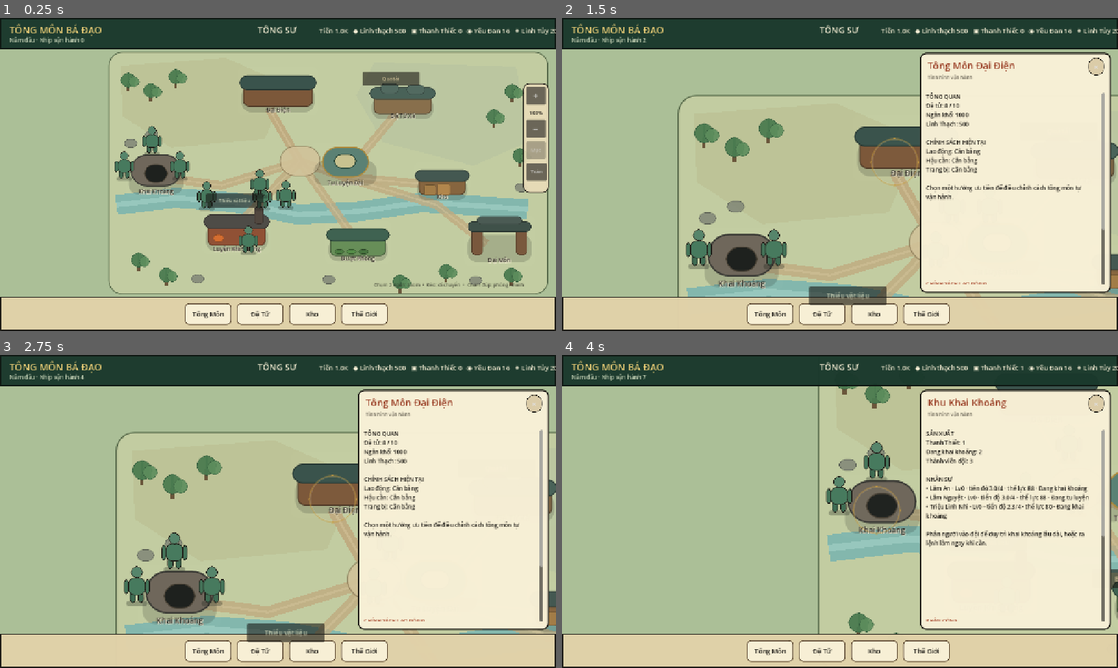
Above: before the commit, frames 1-4 (two rows, left to right).
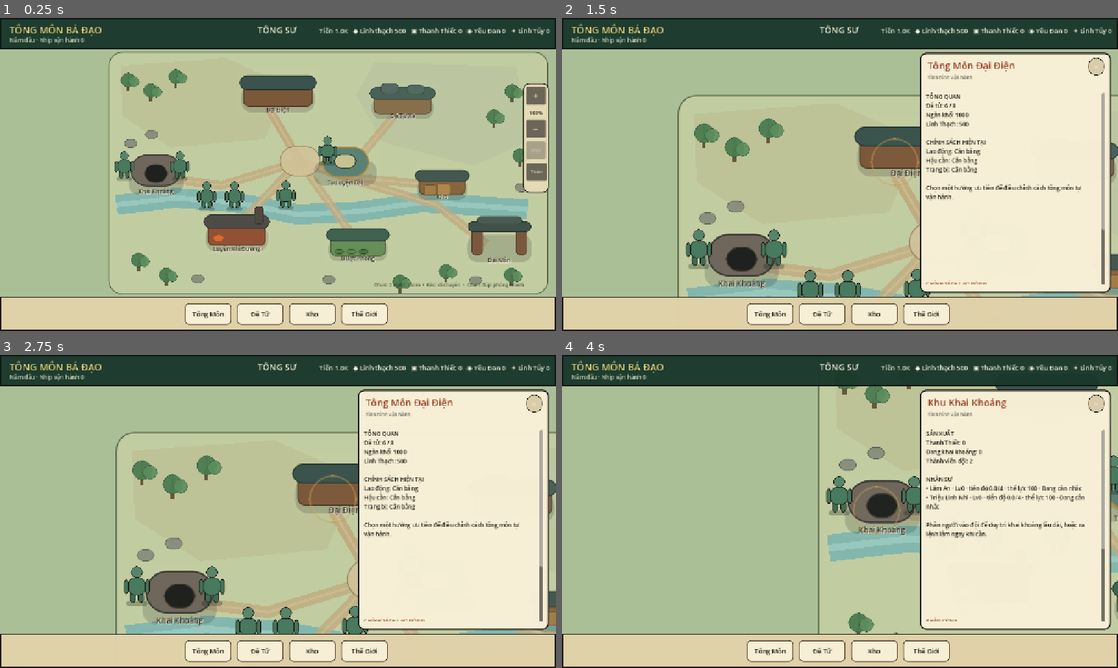
Above: after the commit, the same moments.

Repository: vuanhtuan161094-byte/TongMonBaDao
Game: Godot game, scene res://scenes/p3/p3_2_landscape_sect.tscn
Two runs of this game, one before a commit and one after it. Both use one fixed random seed, a clock stepped at 60 frames per second and the inputs below.
Inputs (mouse positions are in pixels of both pictures, inside the frame that each line leads up to):
- Up to frame 1 (0.25 s): no input
- Up to frame 2 (1.5 s): click (840, 89) at 0.5 s; click (1073, 161) at 1.25 s
- Up to frame 3 (2.75 s): click (433, 586) at 2 s
- Up to frame 4 (4 s): click (739, 596) at 2.75 s; click (990, 583) at 3.5 s

The runs differ from the first frame. In frame 1, 1.9% of the frame differs, in the area x 25-100%, y 2-76%; in frame 2, 1.5%; in frame 3, 1.8%; in frame 4, 2.7%, in the area x 14-100%, y 2-84%.

Commit message:
feat(dv2-03): bind P3 home to persistent live runtime

Diff:
--- a/godot/src/presentation/p3_1_landscape_sect.gd
+++ b/godot/src/presentation/p3_1_landscape_sect.gd
@@ -2,6 +2,9 @@
 
 const DEMO_SEED := 31012026
 const BASE_SIZE := Vector2(1280.0, 720.0)
+const LIVE_SAVE_PATH := LiveGameRuntimeV2.DEFAULT_SAVE_PATH
+const RUNTIME_POLL_SECONDS := 1.0
+const AUTOSAVE_SECONDS := 15.0
 
 const INK := Color(0.12, 0.11, 0.09, 1.0)
 const PAPER := Color(0.91, 0.86, 0.72, 0.98)
@@ -12,7 +15,11 @@
 const GOLD := Color(0.78, 0.61, 0.25, 1.0)
 
 var state: SimulationState
-var scheduler: SimulationScheduler
+var runtime_session: LiveGameRuntimeV2
+var runtime_ready := false
+var runtime_failure_reason := ""
+var runtime_poll_timer: Timer
+var autosave_timer: Timer
 var workforce := WorkforceSystem.new()
 var bloodlines := BloodlineSystem.new()
 var physiques := PhysiqueSystem.new()
@@ -37,35 +44,69 @@
 func _ready() -> void:
     set_anchors_and_offsets_preset(Control.PRESET_FULL_RECT)
     custom_minimum_size = BASE_SIZE
-    state = P212Factory.create_state(DEMO_SEED)
-    _prepare_demo_roster()
-    scheduler = SimulationScheduler.new(state)
+
+    runtime_session = LiveGameRuntimeV2.new()
+    var started := runtime_session.start(LIVE_SAVE_PATH, -1, DEMO_SEED)
+    if not bool(started.get("ok", false)):
+        runtime_failure_reason = str(started.get("reason", "live_runtime_start_failed"))
+        push_error("P3 live runtime failed: %s" % runtime_failure_reason)
+        _build_runtime_failure_shell()
+        return
+
+    state = runtime_session.state()
+    runtime_ready = state != null
+    if not runtime_ready:
+        runtime_failure_reason = "live_runtime_state_missing"
+        push_error("P3 live runtime returned no state.")
+        _build_runtime_failure_shell()
+        return
+
     _build_shell()
     _spawn_all_disciples()
     _refresh_all()
-
-    var timer := Timer.new()
-    timer.wait_time = 0.55
-    timer.one_shot = false
-    timer.autostart = true
-    timer.timeout.connect(_advance_simulation)
-    add_child(timer)
-
-func _prepare_demo_roster() -> void:
-    # P0 founders are retained exactly. Two V2 candidates are accepted only in this
-    # presentation/demo state so the roster can also demonstrate the modern schema.
-    state.sect.disciple_capacity += 2
-    var candidate_ids: Array = state.recruitment_candidates.keys()
-    candidate_ids.sort()
-    for index in range(mini(2, candidate_ids.size())):
-        var candidate_id := StringName(candidate_ids[index])
-        var result := RecruitmentSystem.new().accept_candidate(state, candidate_id)
-        if not bool(result.get("ok", false)):
-            continue
-        if index == 0:
-            workforce.assign_group(state, candidate_id, &"mining_crew")
-        else:
-            workforce.assign_group(state, candidate_id, &"forge_hall")
+    _start_runtime_timers()
+
+func _start_runtime_timers() -> void:
+    runtime_poll_timer = Timer.new()
+    runtime_poll_timer.name = "RuntimeWallClockPoll"
+    runtime_poll_timer.wait_time = RUNTIME_POLL_SECONDS
+    runtime_poll_timer.one_shot = false
+    runtime_poll_timer.autostart = true
+    runtime_poll_timer.timeout.connect(_advance_simulation)
+    add_child(runtime_poll_timer)
+
+    autosave_timer = Timer.new()
+    autosave_timer.name = "RuntimeAutosave"
+    autosave_timer.wait_time = AUTOSAVE_SECONDS
+    autosave_timer.one_shot = false
+    autosave_timer.autostart = true
+    autosave_timer.timeout.connect(_autosave_runtime)
+    add_child(autosave_timer)
+
+func _build_runtime_failure_shell() -> void:
+    var background := ColorRect.new()
+    background.color = Color(0.10, 0.11, 0.10, 1.0)
+    background.set_anchors_and_offsets_preset(Control.PRESET_FULL_RECT)
+    add_child(background)
+
+    var title := Label.new()
+    title.text = "Không thể tải dữ liệu Tông Môn"
+    title.position = Vector2(260, 250)
+    title.size = Vector2(760, 48)
+    title.horizontal_alignment = HORIZONTAL_ALIGNMENT_CENTER
+    title.add_theme_font_size_override("font_size", 28)
+    title.add_theme_color_override("font_color", Color(0.94, 0.82, 0.47, 1.0))
+    add_child(title)
+
+    var detail := Label.new()
+    detail.text = "Runtime dừng để bảo vệ save. Lý do: %s" % runtime_failure_reason
+    detail.position = Vector2(260, 310)
+    detail.size = Vector2(760, 72)
+    detail.horizontal_alignment = HORIZONTAL_ALIGNMENT_CENTER
+    detail.autowrap_mode = TextServer.AUTOWRAP_WORD_SMART
+    detail.add_theme_font_size_override("font_size", 16)
+    detail.add_theme_color_override("font_color", Color(0.92, 0.90, 0.84, 1.0))
+    add_child(detail)
 
 func _build_shell() -> void:
     var background := ColorRect.new()
@@ -464,8 +505,35 @@
     return SectMapPresentation.DEST_COURTYARD
 
 func _advance_simulation() -> void:
-    scheduler.step()
-    _refresh_all()
+    if not runtime_ready or runtime_session == null:
+        return
+    var result := runtime_session.poll()
+    if not bool(result.get("ok", false)):
+        push_error("P3 live runtime poll failed: %s" % str(result.get("reason", "unknown")))
+        return
+    if int(result.get("steps_run", 0)) > 0:
+        _refresh_all()
+
+func _autosave_runtime() -> void:
+    if not runtime_ready or runtime_session == null:
+        return
+    var result := runtime_session.save()
+    if not bool(result.get("ok", false)):
+        push_error("P3 live runtime autosave failed: %s" % str(result.get("reason", result.get("error", "unknown"))))
+
+func _exit_tree() -> void:
+    if runtime_ready and runtime_session != null:
+        var result := runtime_session.save()
+        if not bool(result.get("ok", false)):
+            push_error("P3 live runtime exit save failed: %s" % str(result.get("reason", result.get("error", "unknown"))))
+
+func _notification(what: int) -> void:
+    if not runtime_ready or runtime_session == null:
+        return
+    if what == NOTIFICATION_APPLICATION_PAUSED:
+        _autosave_runtime()
+    elif what == NOTIFICATION_APPLICATION_RESUMED:
+        _advance_simulation()
 
 func _refresh_all() -> void:
     _observe_tasks()
